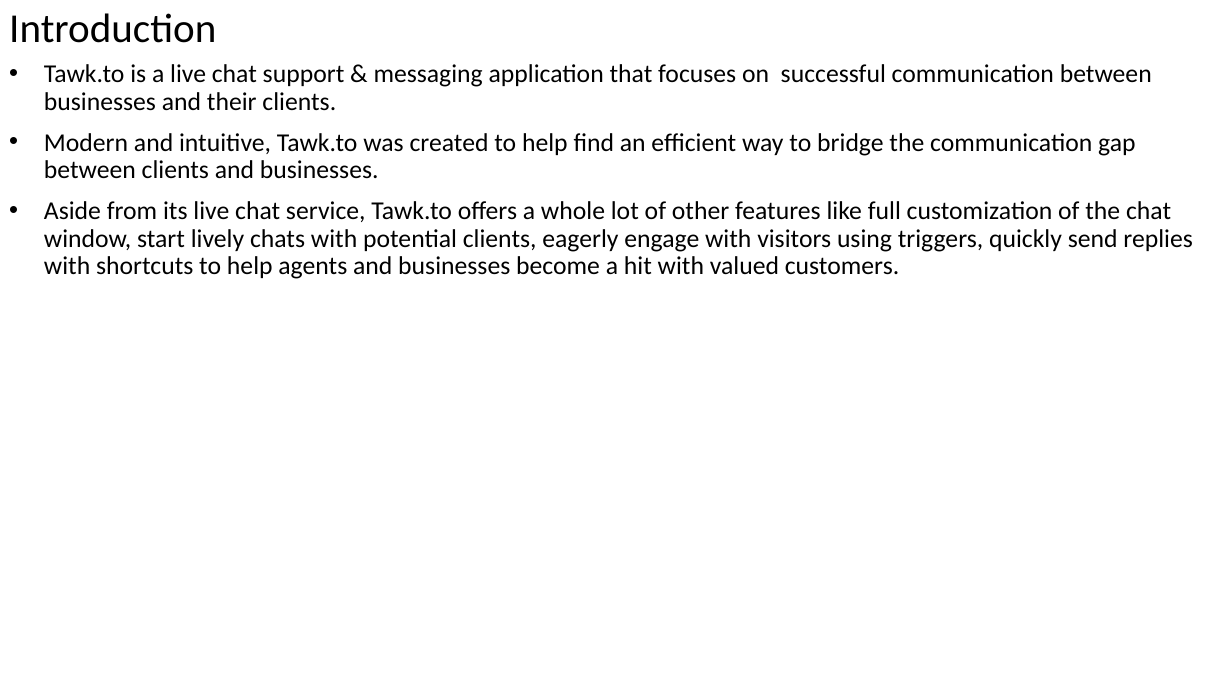
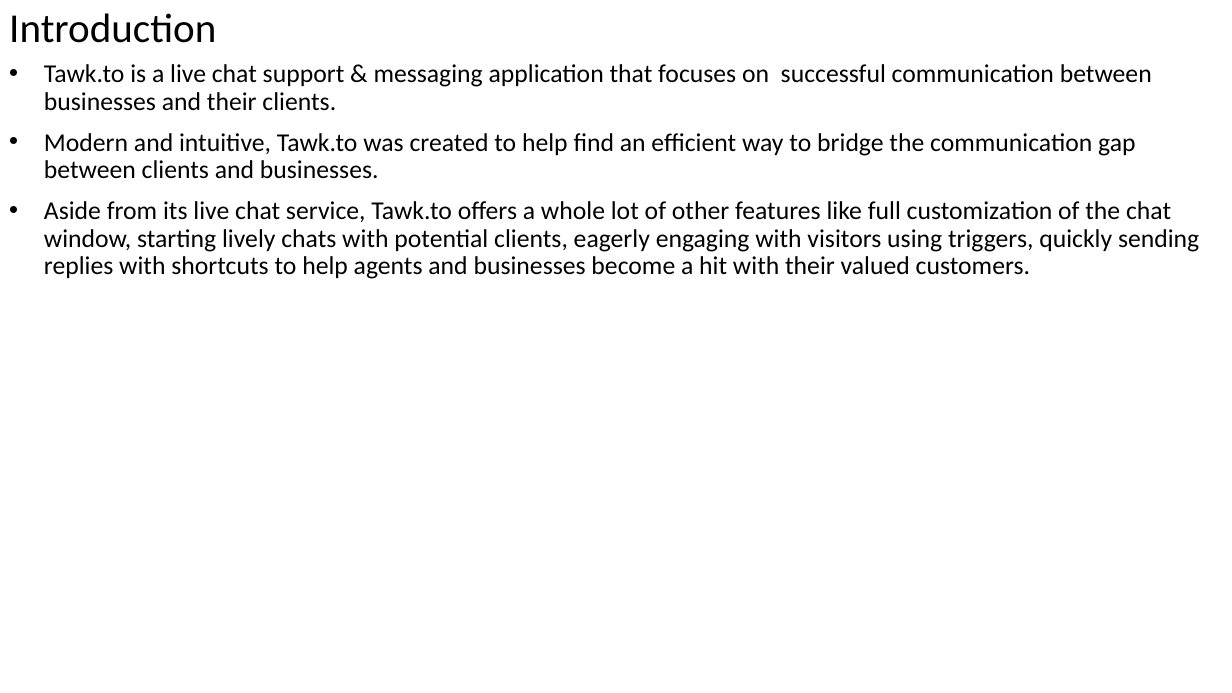
Before and after one commit to peterchege/platform, a slide deck: slide 1 of Tawt to documentation report.pptx. Drawn at 1232x693 pixels with LibreOffice and Linux fonts; fonts in the diff are those of the drawing. Boxes give left, top, right and bottom in pixels: in the first picture for what was removed or moved away, otherwise in the second. Text is boxed around its words. In the diff, an @@ line names an element or a change of style, - is before the commit and + after.

Commit message:
change

```diff
--- a/Tawt to documentation report.pptx
+++ b/Tawt to documentation report.pptx
@@ subtitle at bbox=[44, 201, 1199, 279]: text changed @@
-• Aside from its live chat service, Tawk.to offers a whole lot of other features like full customization of the chat window, start lively chats with potential clients, eagerly engage with visitors using triggers, quickly send replies with shortcuts to help agents and businesses become a hit with valued customers.
+• Aside from its live chat service, Tawk.to offers a whole lot of other features like full customization of the chat window, starting lively chats with potential clients, eagerly engaging with visitors using triggers, quickly sending replies with shortcuts to help agents and businesses become a hit with their valued customers.
```
